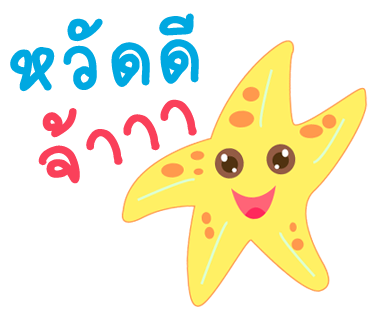
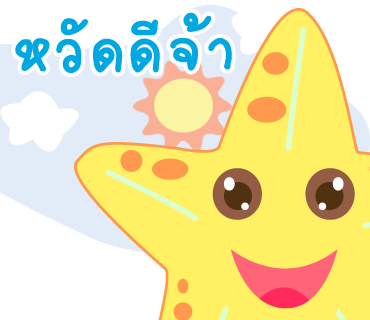
Revision of a layered w=370, h=320 image; what changed, layer by layer:
removed layer "จ้าาา" over (38, 99, 197, 184)
renamed "หวัดดี" to "หวัดดีจ้า", painted on it over (10, 12, 232, 92)
painted on "Layer 2" over (74, 8, 370, 320)
added layer "Layer 6" above "Layer 5" over (231, 8, 310, 61)
added layer "Layer 5" above "Layer 3" over (0, 91, 79, 152)
added layer "Layer 3" above "Layer 4" over (133, 61, 232, 152)
added layer "Layer 4" above "Layer 1" over (0, 4, 370, 253)
